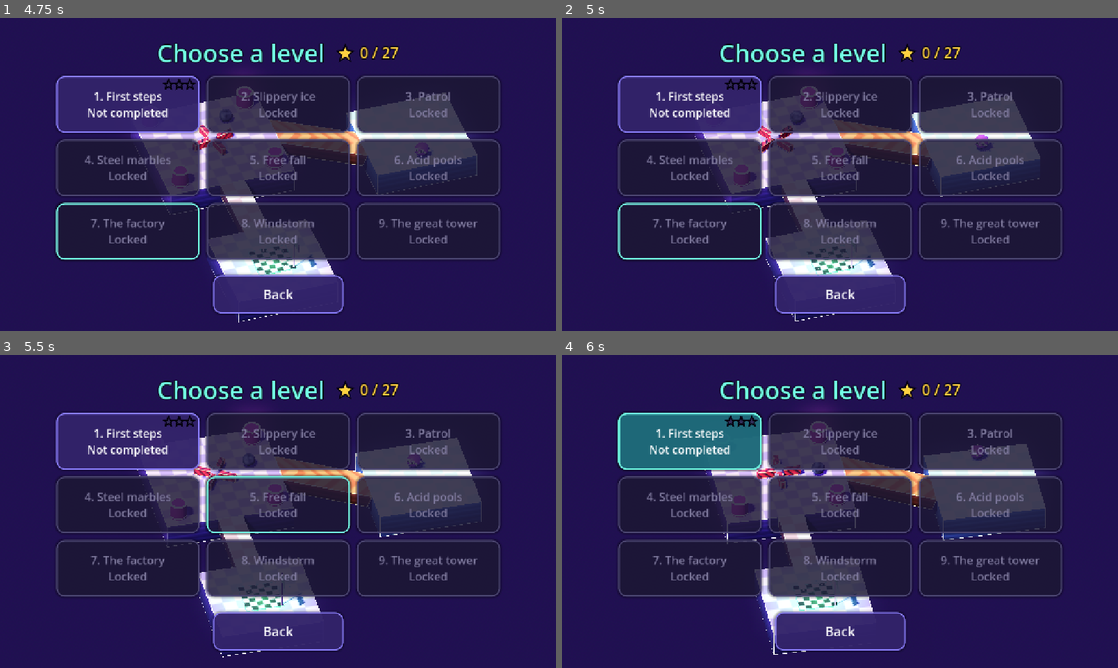
Above: before the commit, frames 1-4 (two rows, left to right).
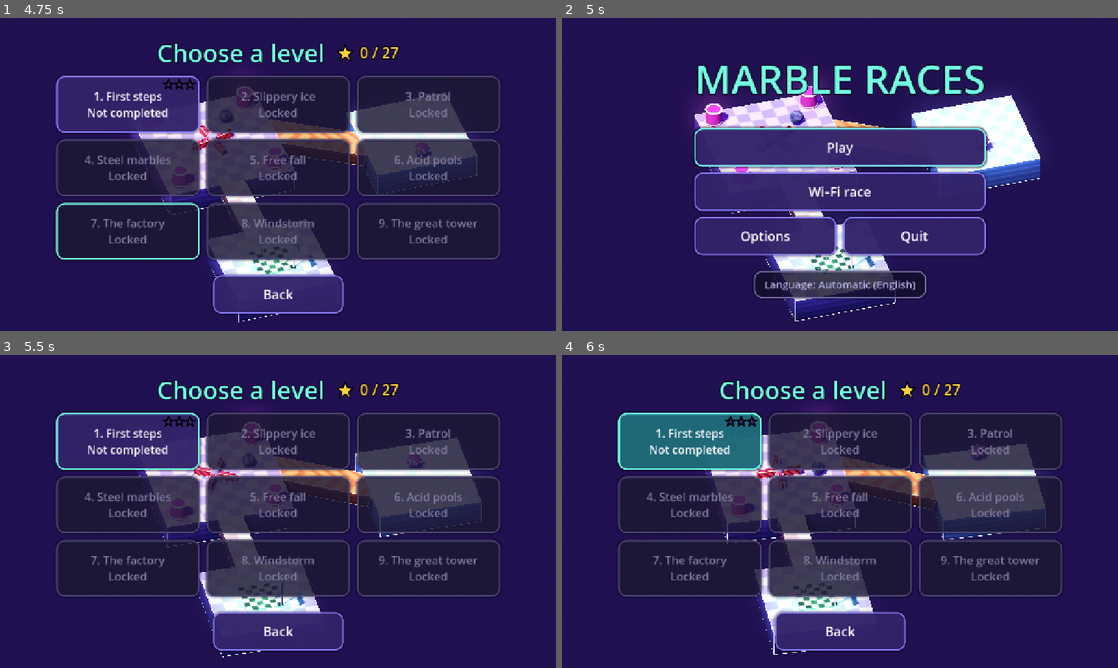
Above: after the commit, the same moments.

Repository: HernanDiaz/carreras-de-canicas
Game: Godot game, scene res://scenes/menu.tscn
Same seed, same stepped clock (60 frames per second), same inputs: the game is played once before the commit and once after it.
Inputs (mouse positions are in pixels of both pictures, inside the frame that each line leads up to):
- Up to frame 1 (4.75 s): click "Play" at 0.5 s; move the mouse to (400, 158) at 1.27 s; hold Right (ui_right) 1.28-2 s; tap R at 1.35, 2.85, 4.35 s; click (400, 158) at 1.42 s; drag from (166, 190) to (250, 237) at 2.02 s; move the mouse to (333, 105) at 2.77 s; hold Right (ui_right) 2.78-3.5 s; drag from (250, 237) to (111, 127) at 3.52 s; move the mouse to (444, 221) at 4.27 s; hold Left (ui_left) from 4.28 s (still down)
- Up to frame 2 (5 s): keep holding Left (ui_left); tap Escape (ui_cancel) at 4.9 s
- Up to frame 3 (5.5 s): release Left (ui_left) at 5 s; click (278, 483) at 5 s, where only the run after the commit has a clickable "Play"
- Up to frame 4 (6 s): drag from (673, 464) to (756, 433) at 5.77 s

Frame 1 is identical in both runs. In frame 2, 46% of the frame differs, in the area x 9-90%, y 8-96%; in frame 3, 1.2%; in frame 4, nothing differs.

Commit message:
Menú: Esc o B del mando vuelven a la pantalla anterior
Co-Authored-By: Claude Opus 5.5 <noreply@anthropic.com>

Diff:
--- a/scripts/menu.gd
+++ b/scripts/menu.gd
@@ -93,12 +93,25 @@
 	elif what == NOTIFICATION_WM_GO_BACK_REQUEST:
 		if _current == "main":
 			get_tree().quit()
-		elif _current == "lobby":
-			_leave_lobby()
-		elif _current == "ranking":
-			_show("levels")
 		else:
-			_show("main")
+			_go_back()
+
+
+## Esc o el botón B del mando vuelven atrás como el atrás de Android (sin salir del juego
+## desde el menú principal: para eso está el botón Salir).
+func _unhandled_input(event: InputEvent) -> void:
+	if event.is_action_pressed("ui_cancel") and _current != "main":
+		get_viewport().set_input_as_handled()
+		_go_back()
+
+
+func _go_back() -> void:
+	if _current == "lobby":
+		_leave_lobby()
+	elif _current == "ranking":
+		_show("levels")
+	else:
+		_show("main")
 
 
 func _show(screen_name: String) -> void:
--- a/tools/smoke_test.gd
+++ b/tools/smoke_test.gd
@@ -92,6 +92,18 @@
 			var need := (screen.get_child(0) as Control).get_combined_minimum_size()
 			if need.y > 720.0 or need.x > 1280.0:
 				_failures.append("menú %s (%s) mide %s y no cabe en 1280x720" % [screen_name, locale, need])
+		if locale == TranslationServer.get_loaded_locales()[0]:
+			# Esc / B del mando: de Clasificación a Elegir nivel, de ahí al principal, y ahí nada.
+			var cancel := InputEventAction.new()
+			cancel.action = "ui_cancel"
+			cancel.pressed = true
+			var path := []
+			menu._show("ranking")
+			for _i in 3:
+				menu._unhandled_input(cancel)
+				path.append(menu._current)
+			if path != ["levels", "main", "main"]:
+				_failures.append("menú: Esc va por %s (debe levels, main, main)" % [path])
 		menu.free()
 	GameState.apply_language()
 
